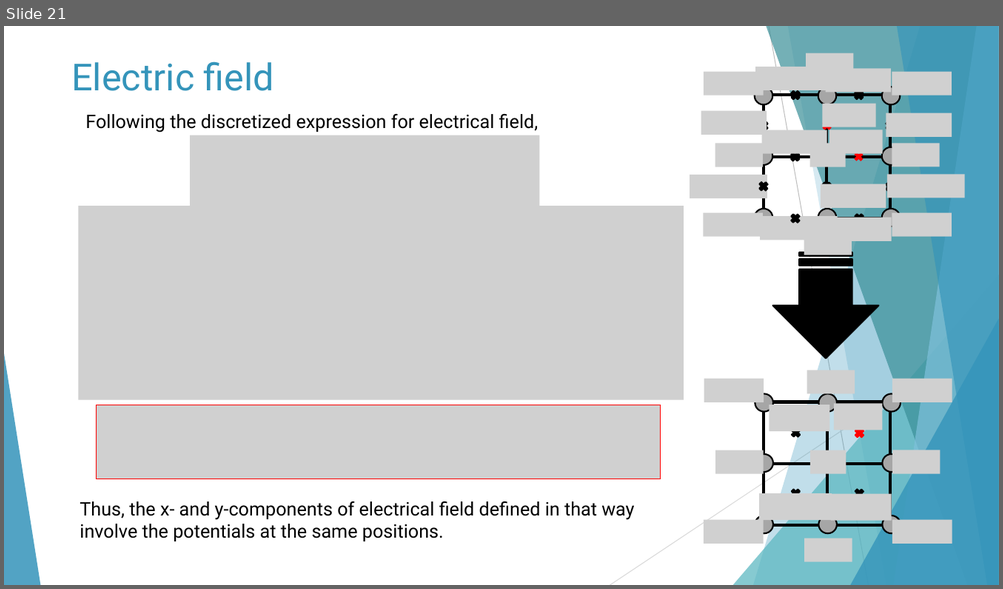
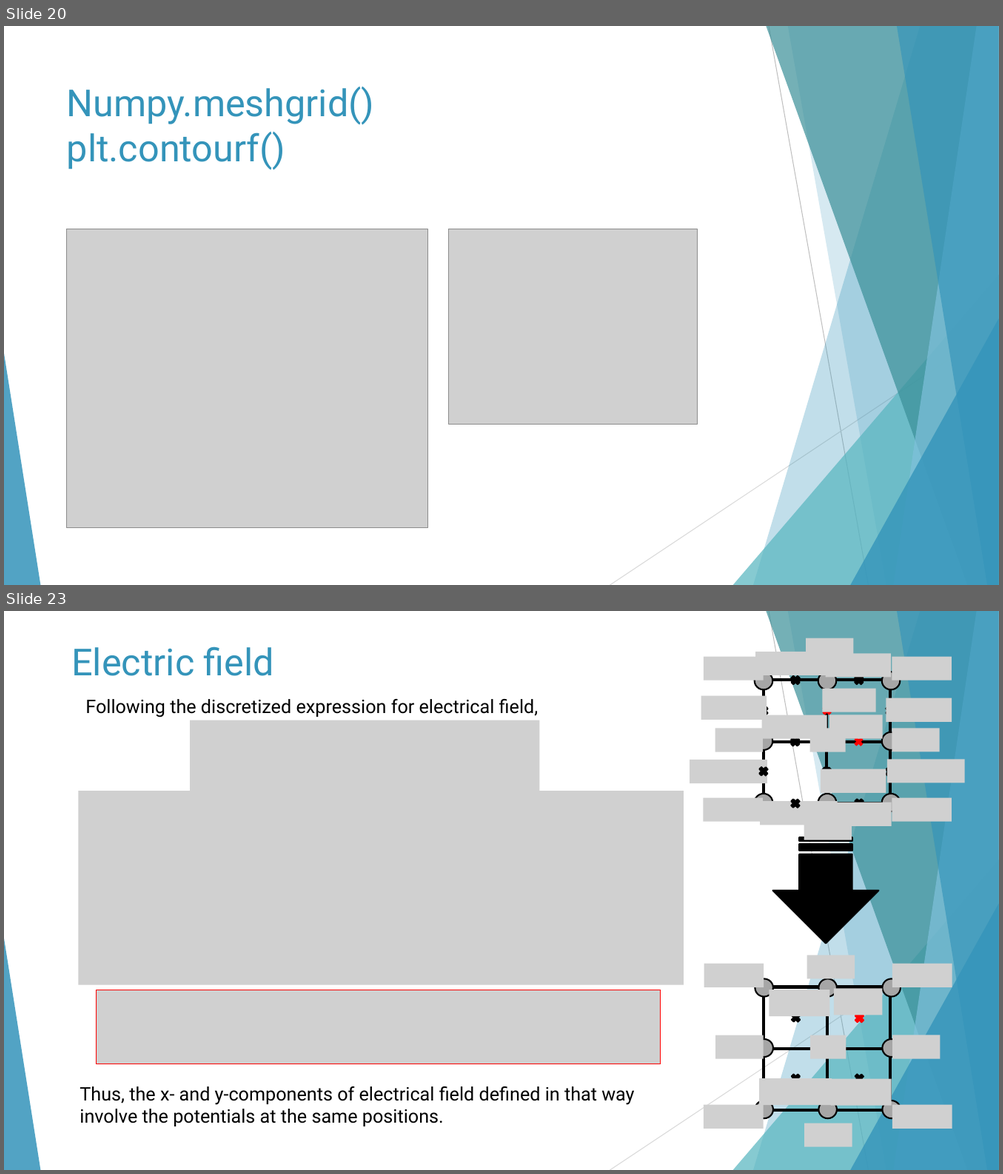
Before and after one commit to Wayne-4415/-, a slide deck: Partial differential equations (PDEs) 2021.pptx. Shown one above the other, each under a label of ours: slide 21 before the commit, slides 20 and 23 after it; the slides between them are not shown. The pictures are 1003x589 and 1003x1174 pixels, drawn with LibreOffice and Linux fonts; fonts in the diff are those of the drawing; grey boxes stand for pictures. Boxes give left, top, right and bottom in pixels: in the first picture for what was removed or moved away, otherwise in the second. Text is boxed around its words. In the diff, an @@ line names an element or a change of style, - is before the commit and + after.

```diff
--- a/Partial differential equations (PDEs) 2021.pptx
+++ b/Partial differential equations (PDEs) 2021.pptx
@@ slide 20 added at [4,26,999,585], background #FFFFFF; not listed: 10 template elements that a slide beside it also shows @@
@@ title added at [67,87,375,170], 36 pt, text #3494BA @@
+Numpy.meshgrid()
+plt.contourf()
@@ picture added at [67,230,429,528] @@
@@ picture added at [449,230,697,425] @@
@@ what was slide 21 is now slide 23 @@
```
Also in this commit, not shown: 14 slides changed, 5 other slides added, 5 slides removed, 1 other file.
